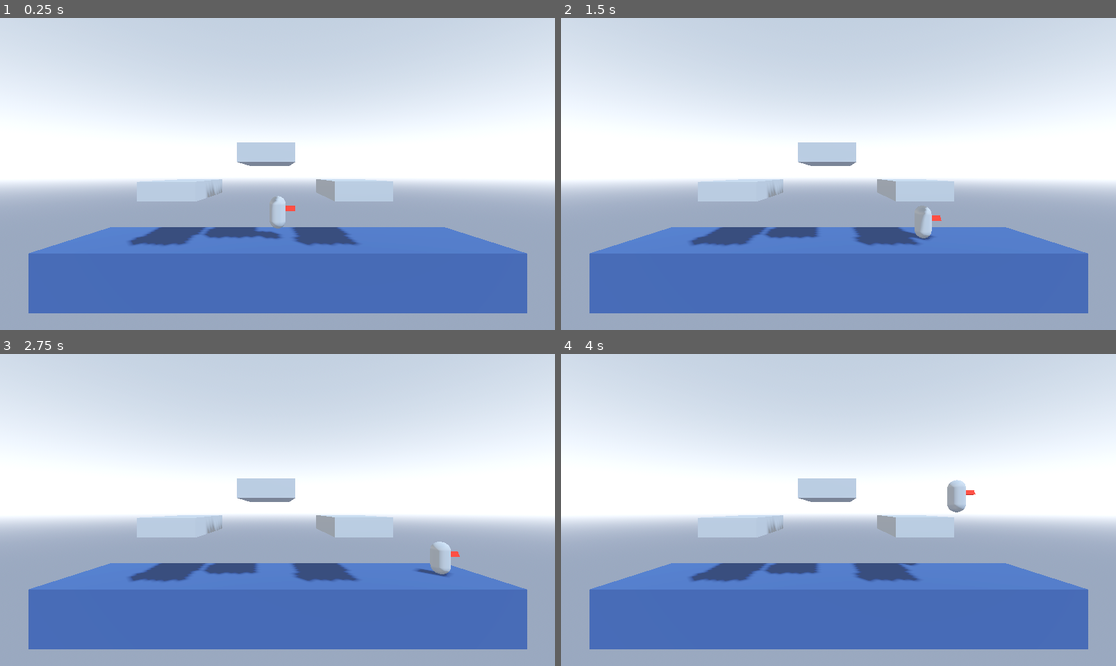
Above: before the commit, frames 1-4 (two rows, left to right).
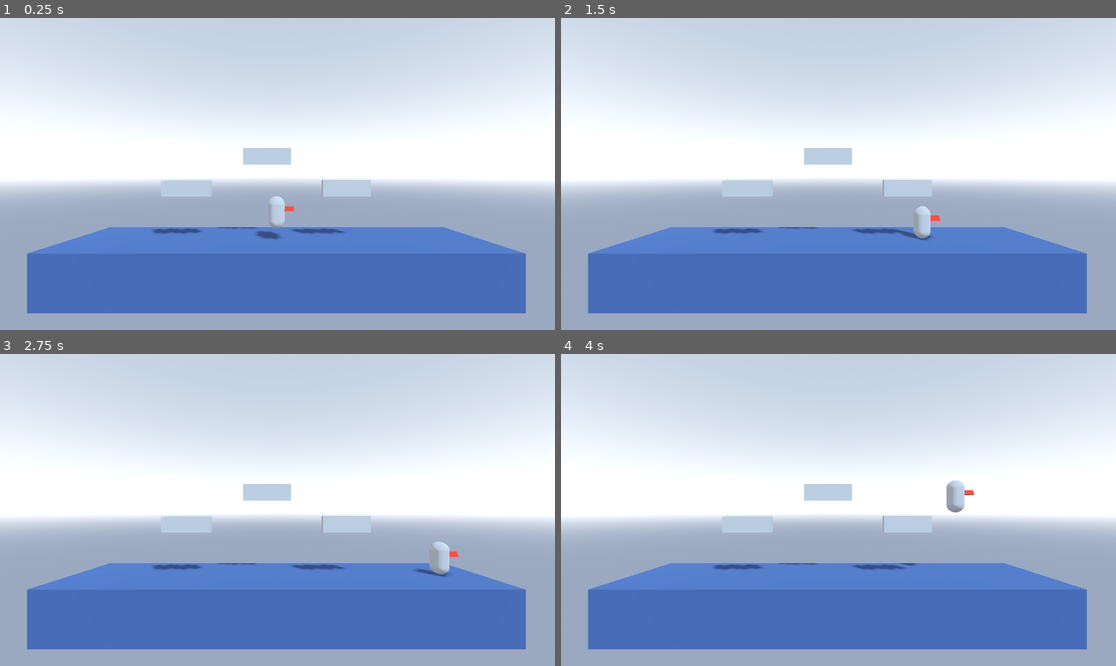
Above: after the commit, the same moments.

Repository: CheesyNinjaBear/Super_Smash_Tux
Game: Godot game, scene res://Main.tscn
Two runs of this game, one before a commit and one after it. Both use one fixed random seed, a clock stepped at 60 frames per second and the inputs below.
Inputs:
- Up to frame 1 (0.25 s): no input
- Up to frame 2 (1.5 s): hold Right (ui_right) 0.53-1.28 s; hold Down (ui_down) from 1.28 s (still down)
- Up to frame 3 (2.75 s): tap Enter at 2 s; release Down (ui_down) at 2.03 s; hold Right (ui_right) from 2.03 s (still down)
- Up to frame 4 (4 s): release Right (ui_right) at 2.78 s; hold Up (ui_up) 2.78-3.53 s; hold Left (ui_left) from 3.53 s (still down)

The runs differ from the first frame. In frame 1, 2.5% of the frame differs, in the area x 4-95%, y 39-95%; in frame 2, 2.5%; in frame 3, 2.4%; in frame 4, 2.5%.

Commit message:
worked on trying to get the player model to turn in the direction of movemebt did not work yet.Σ:3

Diff:
--- a/super_smash_tux/Main.tscn
+++ b/super_smash_tux/Main.tscn
@@ -46,17 +46,17 @@
 [node name="sky_block1" type="CSGBox3D" parent="terain"]
 transform = Transform3D(1, 0, 0, 0, 1, 0, 0, 0, 1, -5.59191, 4.59105, 0)
 use_collision = true
-size = Vector3(2.916, 1, 5)
+size = Vector3(2.916, 1, 0.5)
 
 [node name="sky_block2" type="CSGBox3D" parent="terain"]
 transform = Transform3D(1, 0, 0, 0, 1, 0, 0, 0, 1, 4.31225, 4.61538, 0)
 use_collision = true
-size = Vector3(2.916, 1, 5)
+size = Vector3(2.916, 1, 0.5)
 
 [node name="sky_block3" type="CSGBox3D" parent="terain"]
 transform = Transform3D(1, 0, 0, 0, 1, 0, 0, 0, 1, -0.577559, 6.57986, -0.00220871)
 use_collision = true
-size = Vector3(2.916, 1, 5)
+size = Vector3(2.916, 1, 0.5)
 
 [node name="Camera3D" type="Camera3D" parent="."]
-transform = Transform3D(1, 0, 0, 0, 1, 0, 0, 0, 1, -0.010382652, 5.481642, 12.681218)
+transform = Transform3D(1, 0, 0, 0, 1, 0, 0, 0, 1, 0.05798149, 5.4882493, 12.681218)
--- a/super_smash_tux/player.gd
+++ b/super_smash_tux/player.gd
@@ -14,15 +14,28 @@
 	if Input.is_action_just_pressed("ui_up") and is_on_floor():
 		velocity.y = JUMP_VELOCITY
 
+
+	# rotate the player when you move
+	#if Input.is_action_just_pressed("ui_right"):
+	#	self.look_at(Vector3(-1,0,0), Vector3(1,0,0))
+
+	#if Input.is_action_just_pressed("ui_left"):
+	#	self.rotate_y(180)
+
 	# Get the input direction and handle the movement/deceleration.
 	# As good practice, you should replace UI actions with custom gameplay actions.
 	var input_dir := Input.get_vector("ui_left", "ui_right", "ui_up", "ui_down")
-	var direction := (transform.basis * Vector3(input_dir.x, 0, input_dir.y)).normalized()
+	var direction := (transform.basis * Vector3(input_dir.x, 0, 0)).normalized()
 	if direction:
 		velocity.x = direction.x * SPEED
 		#velocity.z = direction.z * SPEED # causes the player to go forward/backward
 	else:
 		velocity.x = move_toward(velocity.x, 0, SPEED)
-		velocity.z = move_toward(velocity.z, 0, SPEED)
+		#velocity.z = move_toward(velocity.z, 0, SPEED)
+
+	#if velocity.x != 0:
+	#	self.look_at(Vector3(input_dir.x, 0, 0))
+
+
 
 	move_and_slide()
